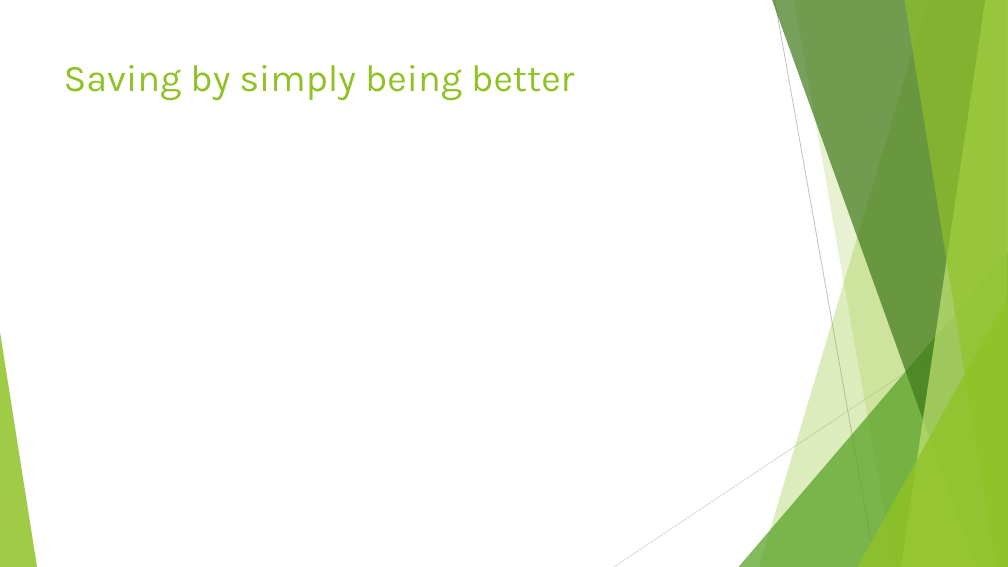
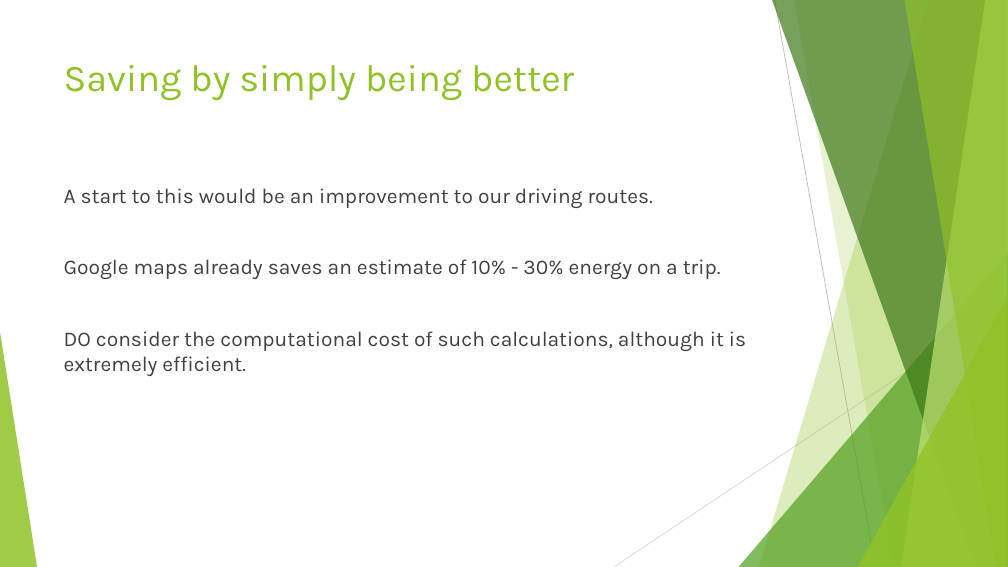
Before and after one commit to VlaStudy/ModelMapping, a slide deck: slide 4 of SustainabilityInNavigationPresentation.pptx. Drawn at 1008x567 pixels with LibreOffice and Linux fonts; fonts in the diff are those of the drawing. Boxes give left, top, right and bottom in pixels: in the first picture for what was removed or moved away, otherwise in the second. Text is boxed around its words. In the diff, an @@ line names an element or a change of style, - is before the commit and + after.

```diff
--- a/SustainabilityInNavigationPresentation.pptx
+++ b/SustainabilityInNavigationPresentation.pptx
@@ text added at (64,188,746,376), 20 pt, text #404040 @@
+A start to this would be an improvement to our driving routes.
+Google maps already saves an estimate of 10% - 30% energy on a trip.
+DO consider the computational cost of such calculations, although it is extremely efficient.
```
Also in this commit, not shown: 5 other slides changed, 3 slides added, 3 slides removed, 2 other files.
